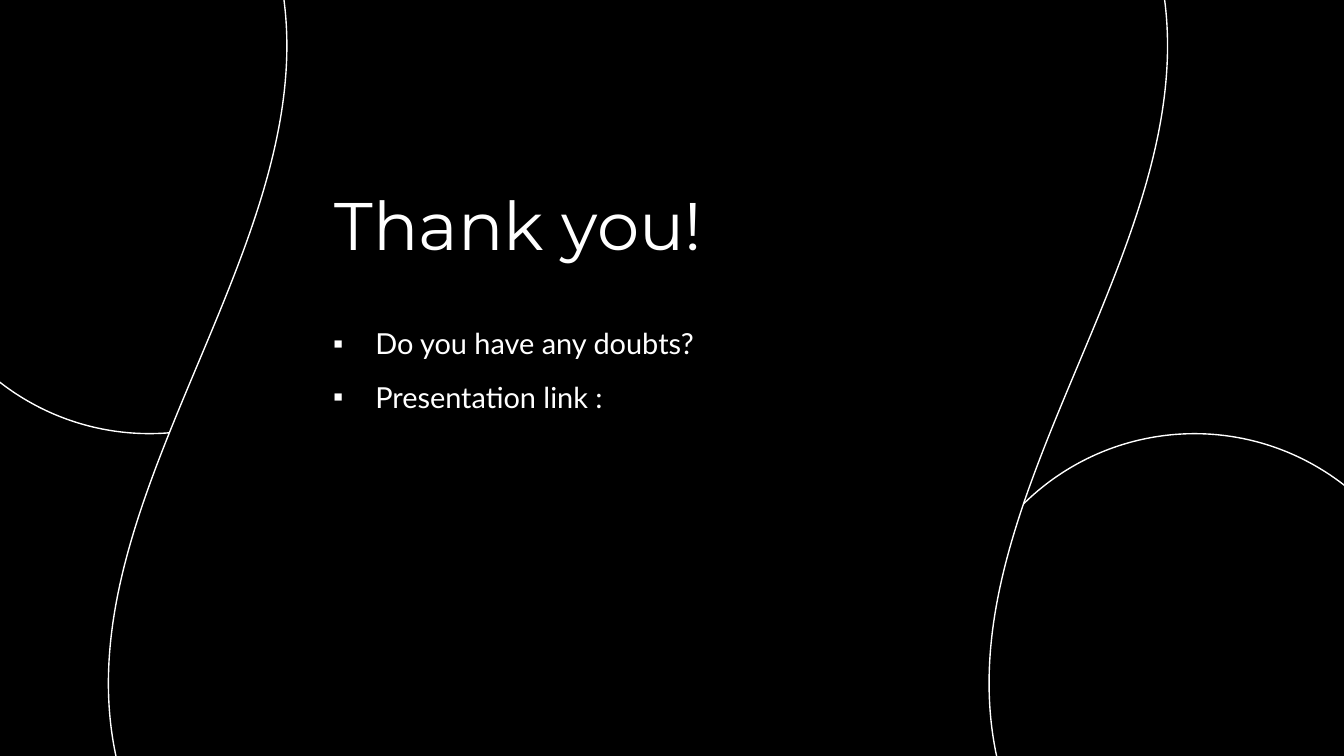
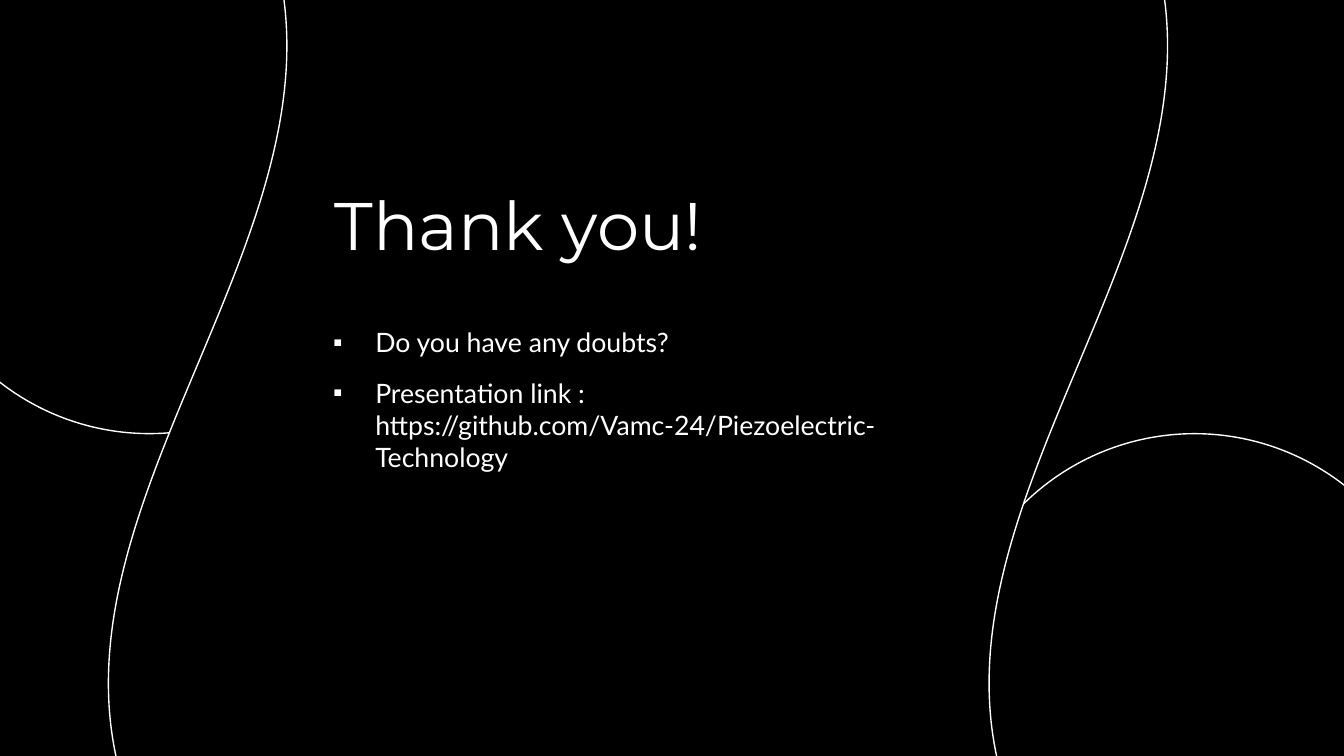
Before and after one commit to Vamc-24/Piezoelectric-Technology, a slide deck: slide 14 of Piezoelectric Technology PPT.pptx. Drawn at 1344x756 pixels with LibreOffice and Linux fonts; fonts in the diff are those of the drawing. Boxes give left, top, right and bottom in pixels: in the first picture for what was removed or moved away, otherwise in the second. Text is boxed around its words. In the diff, an @@ line names an element or a change of style, - is before the commit and + after.

Commit message:
Sync changes

```diff
--- a/Piezoelectric Technology PPT.pptx
+++ b/Piezoelectric Technology PPT.pptx
@@ subtitle at bbox=[375, 332, 668, 357]: size 15.5 to 14.3 pt in "Do you have any doubts?" @@
@@ subtitle at bbox=[375, 383, 875, 472]: text changed; size 15.5 to 14.3 pt @@
-▪ Presentation link :
+▪ Presentation link : https://github.com/Vamc-24/Piezoelectric-Technology
```
